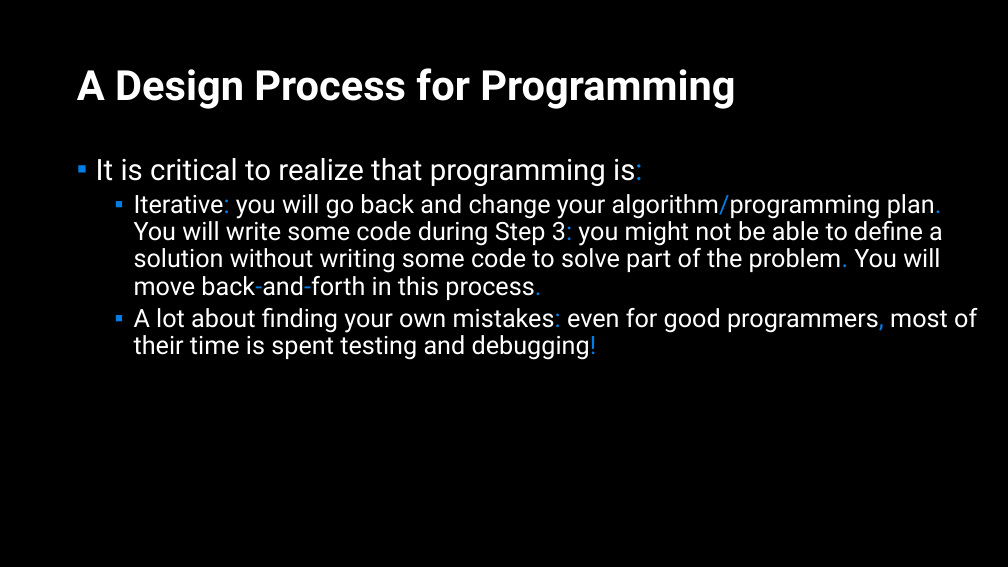
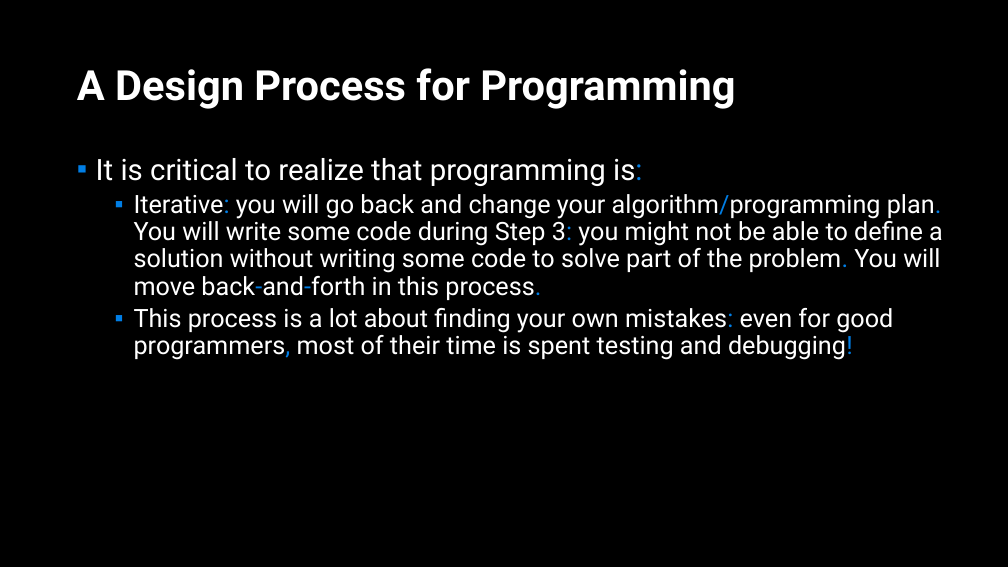
Before and after one commit to APS106/APS106-winter-2022-material, a slide deck: slide 45 of lectures/week2/lecture2/slides/week2_lecture2.pptx (slide 39 before the commit). Drawn at 1008x567 pixels with LibreOffice and Linux fonts; fonts in the diff are those of the drawing; background and template pictures are left out. Boxes give left, top, right and bottom in pixels: in the first picture for what was removed or moved away, otherwise in the second. Text is boxed around its words. In the diff, an @@ line names an element or a change of style, - is before the commit and + after.

```diff
--- a/lectures/week2/lecture2/slides/week2_lecture2.pptx
+++ b/lectures/week2/lecture2/slides/week2_lecture2.pptx
@@ text at (134,308,893,360): text changed @@
-  ▪ A lot about finding your own mistakes: even for good programmers, most of their time is spent testing and debugging!
+  ▪ This process is a lot about finding your own mistakes: even for good programmers, most of their time is spent testing and debugging!
```
Also in this commit, not shown: 10 other slides changed, 6 slides added, 3 other files.
